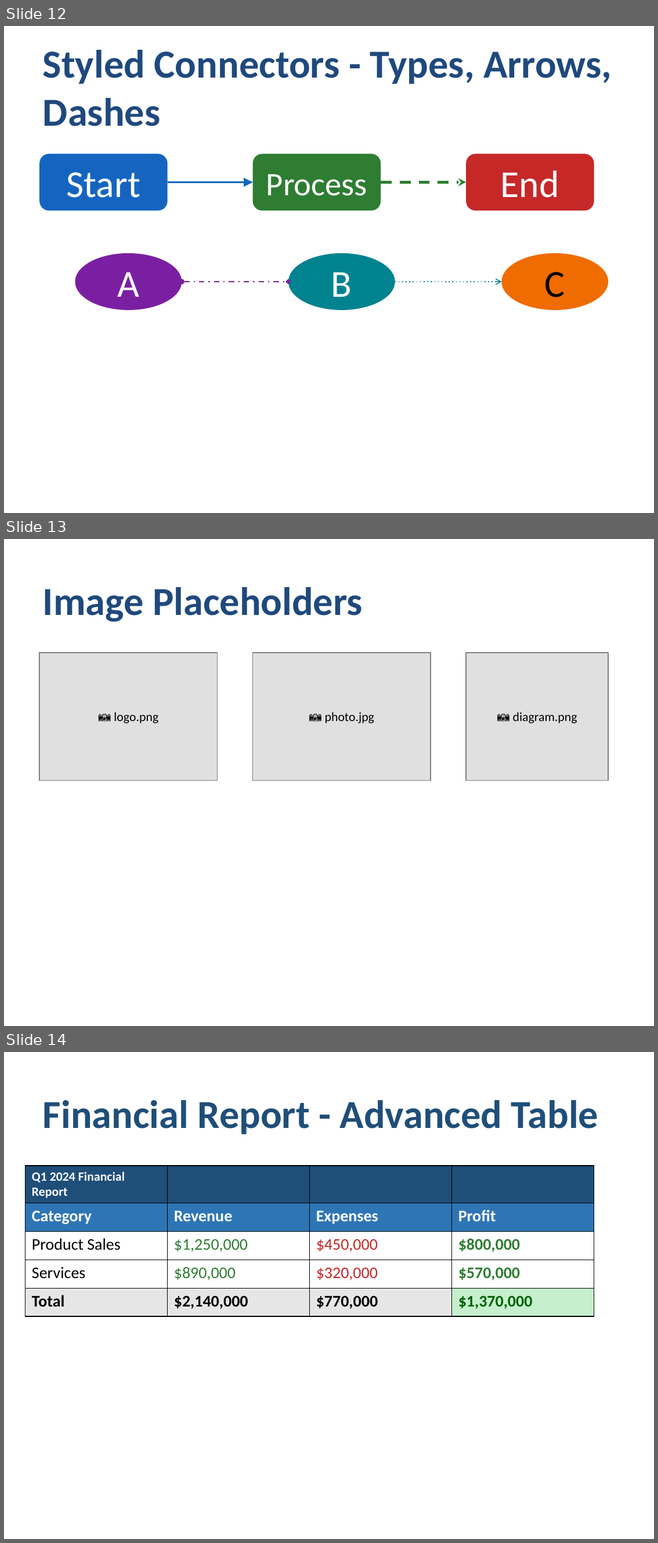
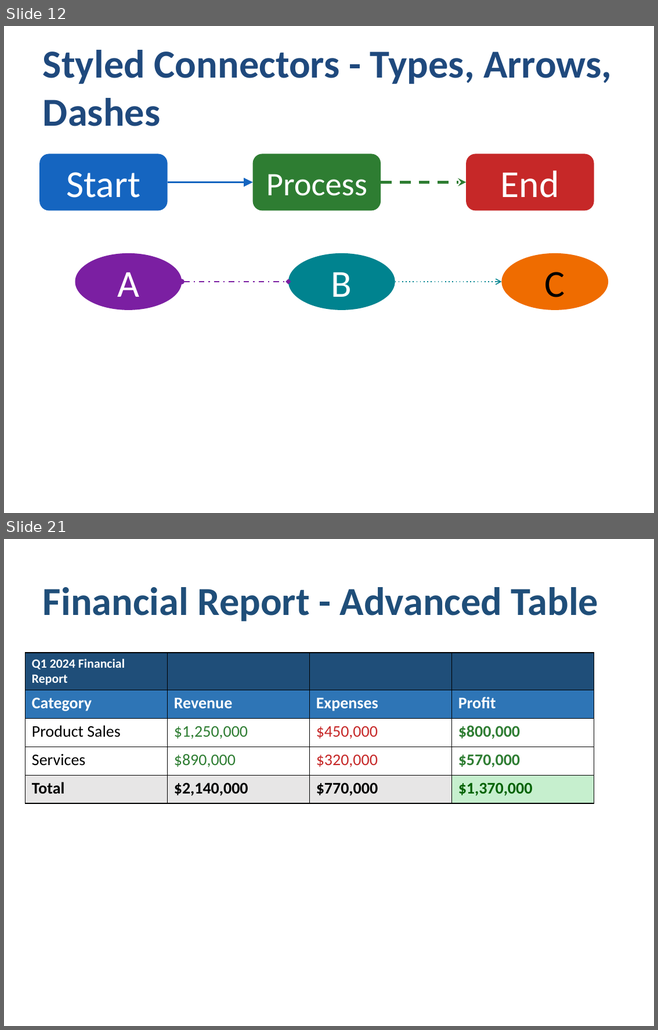
Before and after one commit to yingkitw/ppt-rs, a slide deck: comprehensive_demo.pptx. Shown one above the other, each under a label of ours: slides 12, 13 and 14 before the commit, slides 12 and 21 after it; the slides between them are not shown. The pictures are 658x1543 and 658x1030 pixels, drawn with LibreOffice and Linux fonts; fonts in the diff are those of the drawing. Boxes give left, top, right and bottom in pixels: in the first picture for what was removed or moved away, otherwise in the second. Text is boxed around its words. In the diff, an @@ line names an element or a change of style, - is before the commit and + after.

Commit message:
feat(v0.2.10): add image effects system with 8 professional visual effects
- Add ImageEffect enum supporting Shadow, Reflection, Glow, SoftEdges, InnerShadow, Blur
- Implement ImageBuilder methods: build_with_shadow(), build_with_reflection(), build_with_glow(), build_with_soft_edges(), build_with_inner_shadow(), build_with_blur(), build_with_crop(), build_with_effects()
- Add percentage-based cropping (0.0-1.0) for left/top/right/bottom via <a:srcRect>
- Generate OOXML <a:effectLst> with <a:ou

```diff
--- a/comprehensive_demo.pptx
+++ b/comprehensive_demo.pptx
@@ slide 13 removed at bbox=[4, 539, 654, 1026], background #FFFFFF @@
@@ text removed at bbox=[43, 587, 362, 622] @@
-Image Placeholders
@@ rectangle removed at bbox=[40, 653, 217, 781] @@
-📷 logo.png
@@ rectangle removed at bbox=[253, 653, 430, 781] @@
-📷 photo.jpg
@@ rectangle removed at bbox=[466, 653, 608, 781] @@
-📷 diagram.png
@@ what was slide 14 is now slide 21 @@
```
Also in this commit, not shown: 8 slides added, 15 other files.
